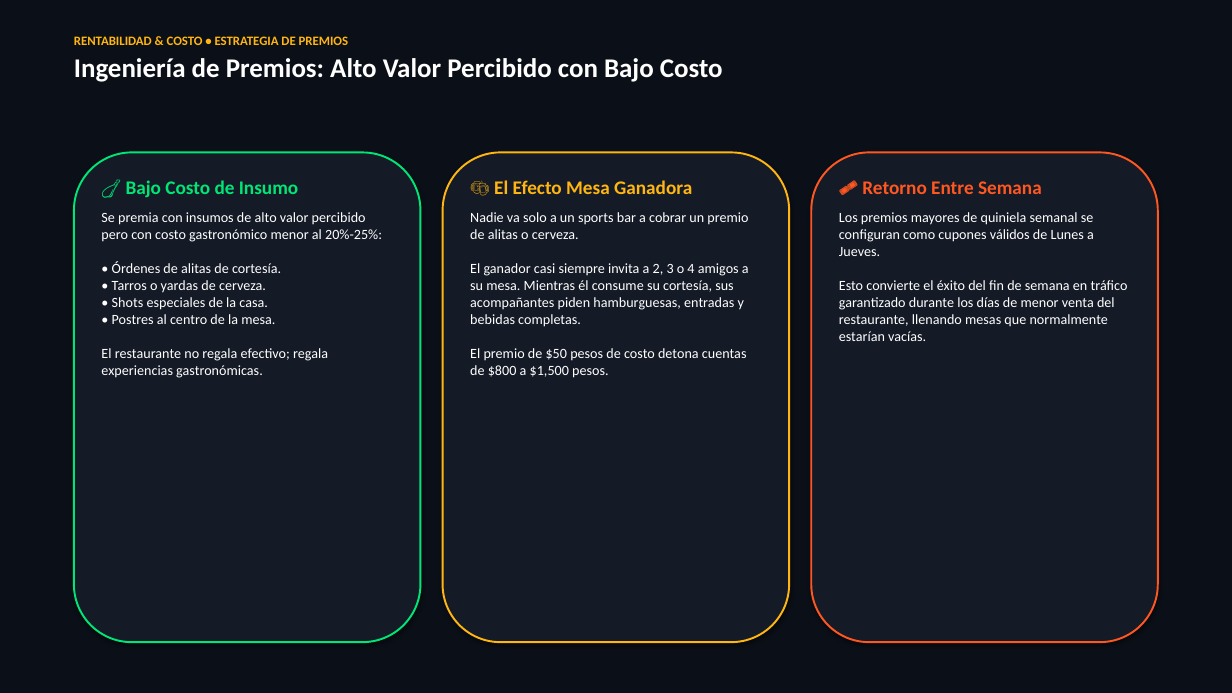
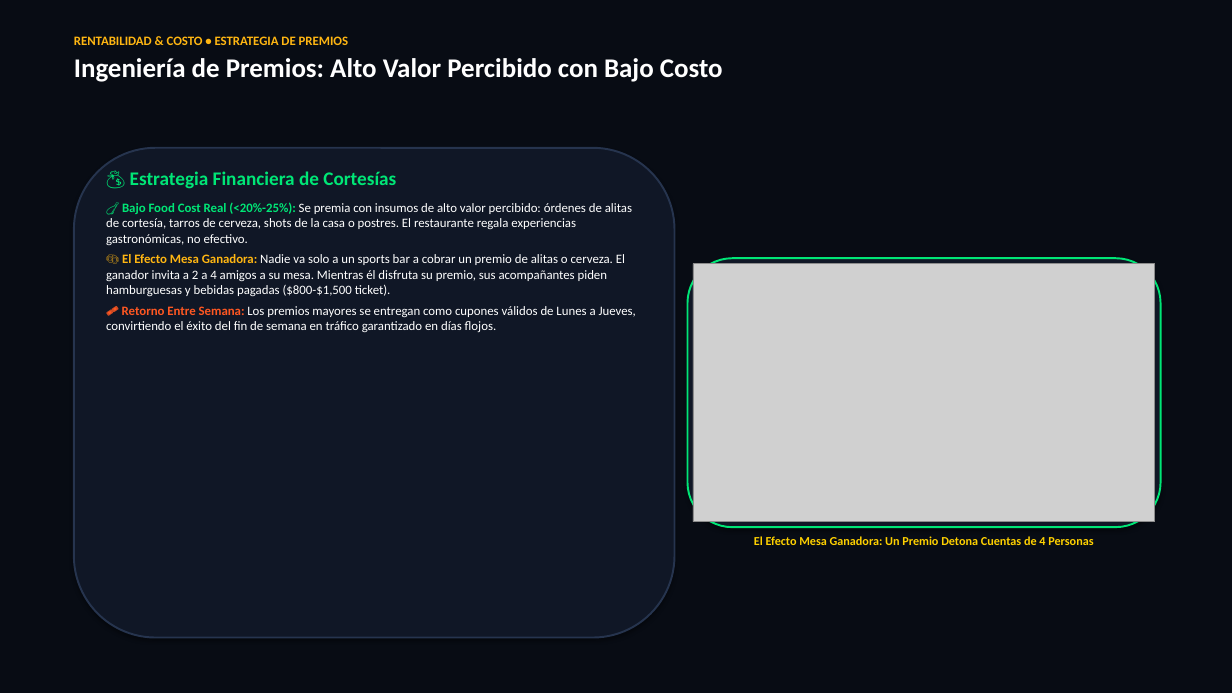
Before and after one commit to chefalbertomc/NFL-grids-, a slide deck: slide 19 of Drinks_and_Wins_Presentacion_Ejecutiva.pptx. Drawn at 1232x693 pixels with LibreOffice and Linux fonts; fonts in the diff are those of the drawing; grey boxes stand for pictures. Boxes give left, top, right and bottom in pixels: in the first picture for what was removed or moved away, otherwise in the second. Text is boxed around its words. In the diff, an @@ line names an element or a change of style, - is before the commit and + after.

```diff
--- a/Drinks_and_Wins_Presentacion_Ejecutiva.pptx
+++ b/Drinks_and_Wins_Presentacion_Ejecutiva.pptx
@@ background #0B0F17 to #080C14 @@
@@ rounded rectangle: place and size @@
-rounded rectangle at bbox=[74, 152, 421, 642]
+rounded rectangle at bbox=[74, 148, 675, 638]
@@ rounded rectangle at bbox=[74, 148, 675, 638]: fill #141A26 to #101726; outline #00E676 1.5 pt to #26344E 1.5 pt @@
@@ text at bbox=[106, 171, 636, 332]: text changed; size 11 to 10 pt @@
-🍗 Bajo Costo de Insumo
-Se premia con insumos de alto valor percibido pero con costo gastronómico menor al 20%-25%:
-• Órdenes de alitas de cortesía.
-• Tarros o yardas de cerveza.
-• Shots especiales de la casa.
-• Postres al centro de la mesa.
-El restaurante no regala efectivo; regala experiencias gastronómicas.
+💰 Estrategia Financiera de Cortesías
+🍗 Bajo Food Cost Real (<20%-25%): Se premia con insumos de alto valor percibido: órdenes de alitas de cortesía, tarros de cerveza, shots de la casa o postres. El restaurante regala experiencias gastronómicas, no efectivo.
+🍻 El Efecto Mesa Ganadora: Nadie va solo a un sports bar a cobrar un premio de alitas o cerveza. El ganador invita a 2 a 4 amigos a su mesa. Mientras él disfruta su premio, sus acompañantes piden hamburguesas y bebidas pagadas ($800-$1,500 ticket).
+🎟️ Retorno Entre Semana: Los premios mayores se entregan como cupones válidos de Lunes a Jueves, convirtiendo el éxito del fin de semana en tráfico garantizado en días flojos.
@@ rounded rectangle removed at bbox=[811, 152, 1158, 642] @@
@@ text removed at bbox=[470, 180, 749, 378] @@
-🍻 El Efecto Mesa Ganadora
-Nadie va solo a un sports bar a cobrar un premio de alitas o cerveza.
-El ganador casi siempre invita a 2, 3 o 4 amigos a su mesa. Mientras él consume su cortesía, sus acompañantes piden hamburguesas, entradas y bebidas completas.
-El premio de $50 pesos de costo detona cuentas de $800 a $1,500 pesos.
@@ text removed at bbox=[839, 181, 1128, 341] @@
-🎟️ Retorno Entre Semana
-Los premios mayores de quiniela semanal se configuran como cupones válidos de Lunes a Jueves.
-Esto convierte el éxito del fin de semana en tráfico garantizado durante los días de menor venta del restaurante, llenando mesas que normalmente estarían vacías.
@@ rounded rectangle: place and size @@
-rounded rectangle at bbox=[443, 152, 789, 642]
+rounded rectangle at bbox=[688, 258, 1161, 527]
@@ rounded rectangle at bbox=[688, 258, 1161, 527]: fill #141A26 to #101726; outline #FFB612 1.5 pt to #00E676 1.5 pt @@
@@ picture added at bbox=[693, 263, 1155, 521] @@
@@ text added at bbox=[754, 536, 1093, 545], 9.5 pt, text #FFD100, bold @@
+El Efecto Mesa Ganadora: Un Premio Detona Cuentas de 4 Personas
```
Also in this commit, not shown: 22 other slides changed, 5 other files.
